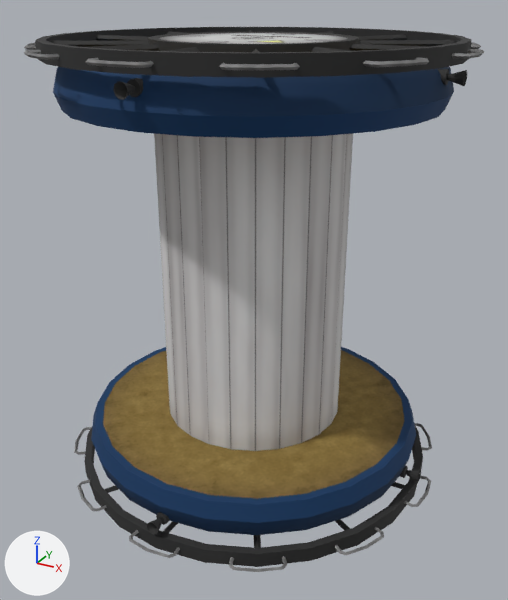
An edit to the FBX model Unity/Assets/Models/Spindle.FBX, drawn before and after from the same camera.
The view is the same before and after, from a 50 mm lens placed at (2.16, -3.92, 1.7), pointed at (0.05, -0.08, -0.22). Lighting does not change. The marker at lower left points along +X, +Y and +Z. Objects named as collision shapes, trigger or cutter boxes, shadow casters or lower levels of detail are left out. Where no turn or scale is listed for an object, it has been applied to the vertices. Vertices at the same position are counted once.

Objects in the first picture: 'Cylinder002', 'EndCap001', 'EndCap002', 'StructuralRing001', 'StructuralRing002'.
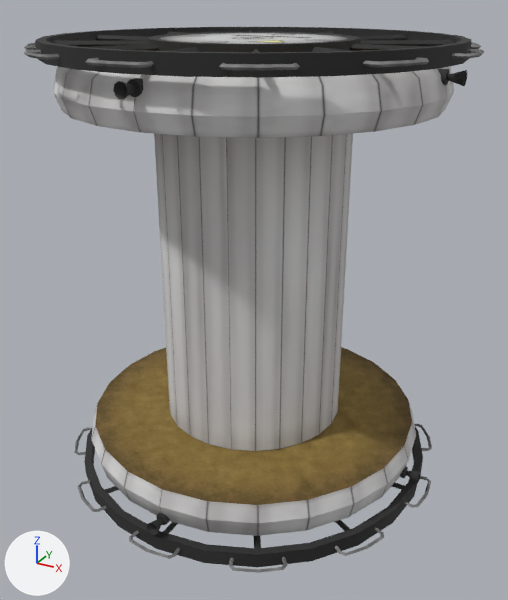
What differs and where, as boxes (x1, y1, x2, y2) in the pictures (508 x 600 px):
'EndCap002', reshaped, moved: before (91, 347, 416, 535); after (91, 347, 416, 536)
'StructuralRing002', moved: (84, 426, 423, 567) in both
part 1 of me_mesh_076, cut back: before (95, 347, 412, 504); after (95, 347, 412, 505)
part 2 of me_mesh_076, surface changed (blue to grey): (91, 423, 416, 535) in both
part 3 of me_mesh_033, surface changed (blue to grey): (53, 67, 454, 138) in both

What the commit changed:
me_mesh_033 has 288 vertices, 572 faces and spans x -1.19..1.19, y -1.19..1.19, z -0.21..0.17.
me_mesh_033 is used by ob_endcap001; location (0.0, 0.0, 1.28).
me_mesh_033 part 3: texture (UV) coordinates of 144 of 572 faces, centred in x -1.16..1.16, y -1.16..1.16, z -0.17..0.07, changed; they spanned u 0.94..0.97, v 0.78..0.8 and now span u 0.0..0.25, v 0.7..0.84.
me_mesh_076 is used by ob_endcap002; location (0.0, 0.0, -1.276).
me_mesh_076 had 312 vertices, 620 faces and spanned x -1.19..1.19, y -1.19..1.19, z -0.17..0.21.
me_mesh_076 now has 288 vertices, 572 faces and spans x -1.19..1.19, y -1.19..1.19, z -0.17..0.21.
Part 1, on me_mesh_076:
24 vertices are removed from x -1.1..1.1, y -1.1..1.1, z 0.21.
70 faces are deleted.
22 new faces join them.
me_mesh_076 part 2: 144 kept faces spanning x -1.19..1.19, y -1.19..1.19, z -0.1..0.21 get new texture (UV) coordinates.
Object 'StructuralRing002' (ob_structuralring002) moves from (0.0, 0.0, -1.402) to (0.0, 0.0, -1.406).
Object 'EndCap002' (ob_endcap002) moves from (0.0, 0.0, -1.276) to (0.0, 0.0, -1.28).
